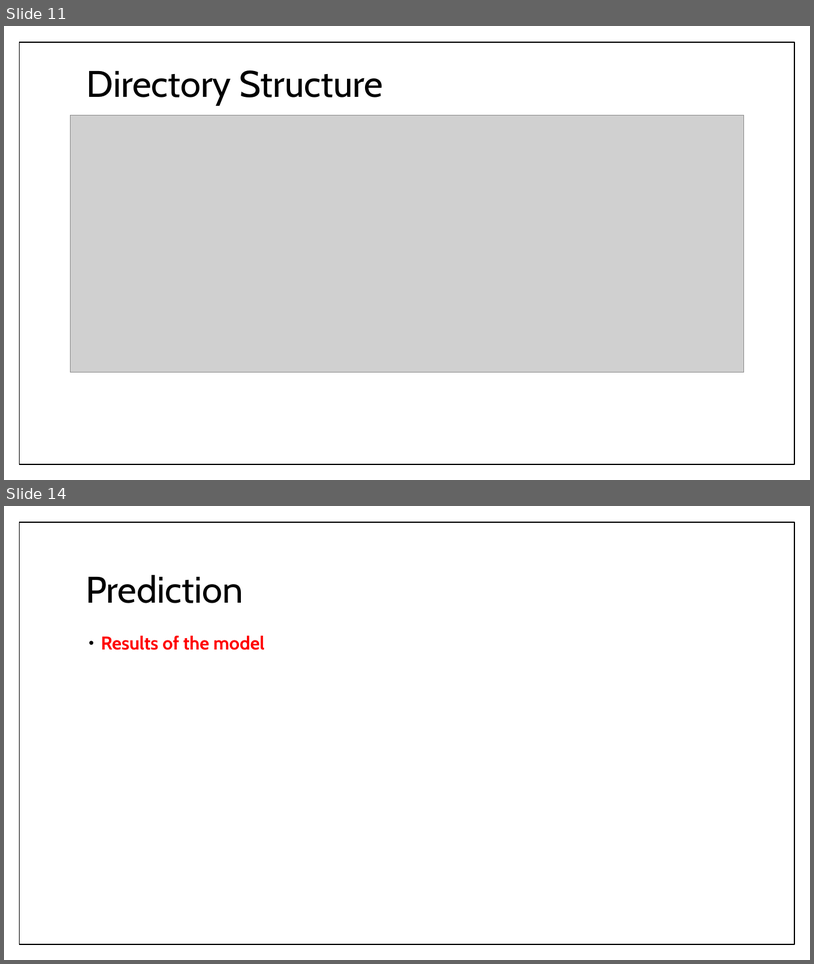
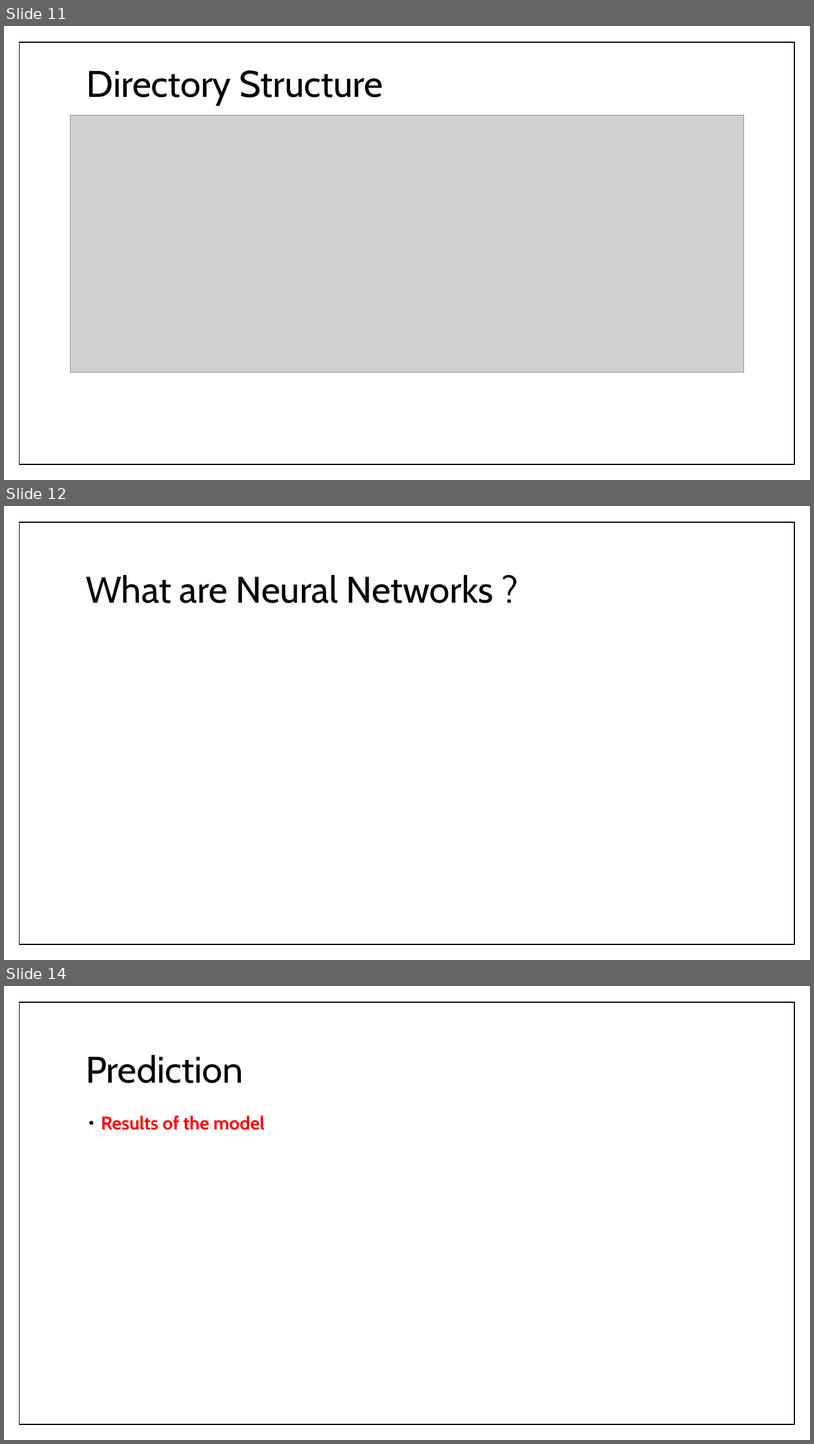
Before and after one commit to RoAjinkya/FlightDelay, a slide deck: docs/Final Presentation_FlightDelay.pptx. Shown one above the other, each under a label of ours: slides 11 and 14 before the commit, slides 11, 12 and 14 after it; the slides between them are not shown. The pictures are 814x964 and 814x1444 pixels, drawn with LibreOffice and Linux fonts; fonts in the diff are those of the drawing; grey boxes stand for pictures. Boxes give left, top, right and bottom in pixels: in the first picture for what was removed or moved away, otherwise in the second. Text is boxed around its words. In the diff, an @@ line names an element or a change of style, - is before the commit and + after.

```diff
--- a/docs/Final Presentation_FlightDelay.pptx
+++ b/docs/Final Presentation_FlightDelay.pptx
@@ slide 12 added at (4, 506, 810, 960), background #FFFFFF; not listed: 1 template element that a slide beside it also shows @@
@@ title added at (86, 574, 494, 603), 44 pt, text #000000 @@
+What are Neural Networks ?
```
Also in this commit, not shown: 8 slides changed, 1 other slide added, 2 slides removed.
